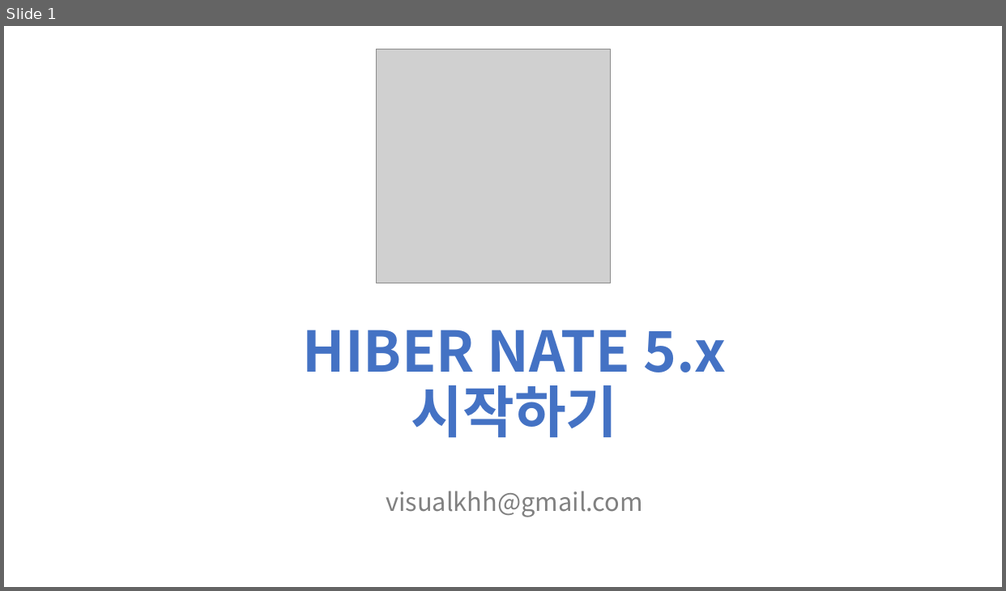
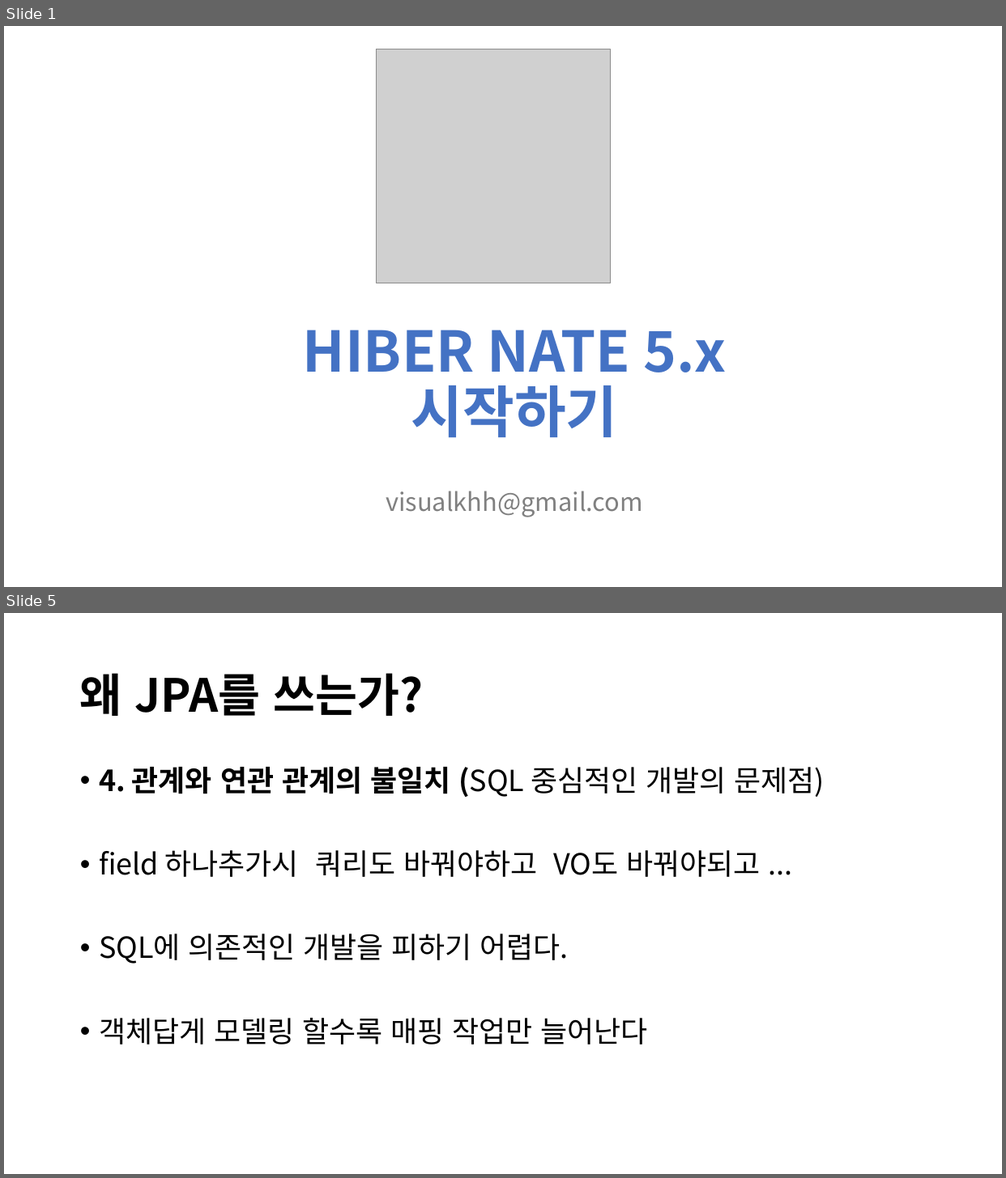
Before and after one commit to visualkhh/book-hibernate, a slide deck: hibernate5.x.pptx. Shown one above the other, each under a label of ours: slide 1 before the commit, slides 1 and 5 after it; the slides between them are not shown. The pictures are 1006x591 and 1006x1178 pixels, drawn with LibreOffice and Linux fonts; fonts in the diff are those of the drawing; grey boxes stand for pictures. Boxes give left, top, right and bottom in pixels: in the first picture for what was removed or moved away, otherwise in the second. Text is boxed around its words. In the diff, an @@ line names an element or a change of style, - is before the commit and + after.

```diff
--- a/hibernate5.x.pptx
+++ b/hibernate5.x.pptx
@@ slide 5 added at bbox=[4, 613, 1002, 1174], background #FFFFFF @@
@@ title added at bbox=[80, 673, 423, 716], 44 pt, text #000000, bold @@
+왜 JPA를 쓰는가?
@@ text added at bbox=[99, 767, 825, 1045], 28 pt, text #000000 @@
+• 4. 관계와 연관 관계의 불일치 (SQL 중심적인 개발의 문제점)
+• field 하나추가시 쿼리도 바꿔야하고 VO도 바꿔야되고 ...
+• SQL에 의존적인 개발을 피하기 어렵다.
+• 객체답게 모델링 할수록 매핑 작업만 늘어난다
```
Also in this commit, not shown: 1 slide changed, 5 other slides added.
